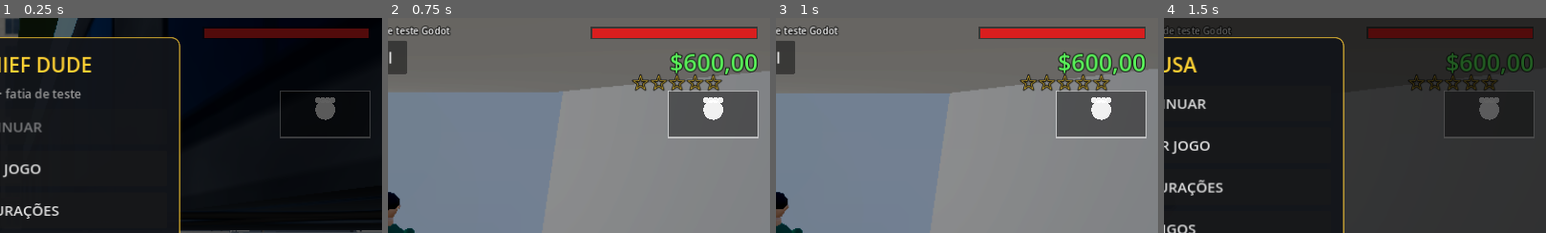
Above: before the commit, frames 1-4 (left to right).
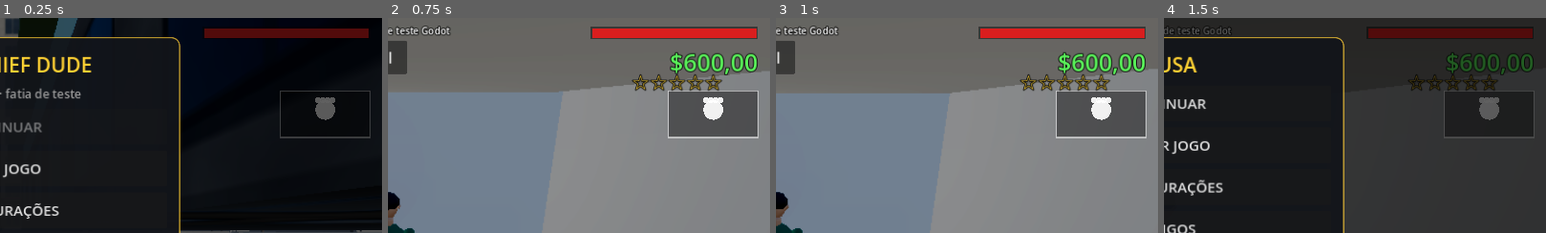
Above: after the commit, the same moments.

Repository: zicaninjacontato-star/Crazy-Thief-Dude
Game: Godot game, scene res://scenes/main.tscn
Same seed, same stepped clock (60 frames per second), same inputs: the game is played once before the commit and once after it.
Inputs:
- Up to frame 1 (0.25 s): no input
- Up to frame 2 (0.75 s): click "NOVO JOGO" at 0.5 s
- Up to frame 3 (1 s): no input
- Up to frame 4 (1.5 s): click "II" at 1.25 s
The pictures show only the part of the screen within x 50-100%, y 0-50%; the shares and areas given below are measured in that part.

The runs differ from the first frame. In frame 1, 0.4% of the frame differs, in the area x 14-21%, y 0-9%; in frame 2, less than 0.1%; in frame 3, less than 0.1%; in frame 4, less than 0.1%.

Commit message:
Godot lote 16c: oficina corrigida, sem teto branco, menos draw calls e IA do trânsito mais leve
- Oficina: rodas entram junto com o carro, comprar peça por peça, saída sem câmera presa
- Interior: sem forro de teto atravessando a lataria; bancos limitados pela altura do teto
- Cidade: materiais que só mudam de cor viram 1 com cor por vértice (579 -> 107 malhas)
- Trânsito: grade espacial para o "carro à frente" (passo de física 5,1 -> 3,6 ms)

Co-Authored-By: Claude Opus 5.5 <noreply@anthropic.com>
Claude-Session: https://claude.ai/code/session_01FLooq573e3CrFH17V5EWym

Diff:
--- a/godot/scripts/carmodel.gd
+++ b/godot/scripts/carmodel.gd
@@ -227,19 +227,21 @@
 	# interior simples (bancos e painel) visível pelos vidros
 	var seat_c := Color(0.09, 0.09, 0.1)
 	_box(det, Vector3(W * 0.78, 0.25, 0.4), Vector3(0, belt - 0.05, zc1 - 0.35), seat_c)
+	# encosto limitado pela altura real do teto (em carro baixo passava pelo teto)
+	var zs := (zc0 + zc1) * 0.5 - 0.12
+	var back_h := clampf(_top(top, zs) - 0.14 - 0.51, 0.25, 0.62)
 	for s in [-1.0, 1.0]:
 		_box(det, Vector3(0.48, 0.12, 0.5), Vector3(0.38 * s, 0.5, (zc0 + zc1) * 0.5 + 0.15), seat_c)
-		_box(det, Vector3(0.48, 0.62, 0.12), Vector3(0.38 * s, 0.82, (zc0 + zc1) * 0.5 - 0.12), seat_c)
+		_box(det, Vector3(0.48, back_h, 0.12), Vector3(0.38 * s, 0.51 + back_h * 0.5, zs), seat_c)
 	# forro interno da cabine: assoalho, laterais, teto, parede traseira e volante — pelos vidros
 	# agora se vê o interior do carro (antes as faces internas sumiam e aparecia o chão)
 	var cab_mid := (zc0 + zc1) * 0.5
 	var cab_len := zc1 - zc0 + 0.5
-	var roof_in := _top(top, cab_mid) - 0.07
 	var lining := Color(0.16, 0.15, 0.15)
 	_box(det, Vector3(W * 0.88, 0.05, cab_len + 0.4), Vector3(0, 0.36, cab_mid), Color(0.07, 0.07, 0.075))
 	for s in [-1.0, 1.0]:
 		_box(det, Vector3(0.05, belt - 0.32, cab_len), Vector3(s * (W * 0.5 - 0.11), (belt + 0.36) * 0.5, cab_mid), lining)
-	_box(det, Vector3(W * 0.7, 0.03, maxf(0.4, cab_len - 0.5)), Vector3(0, roof_in, cab_mid), Color(0.55, 0.53, 0.5))
+	# (sem forro de teto: a placa plana atravessava o teto curvo e aparecia como um "teto quadrado branco")
 	_box(det, Vector3(W * 0.86, belt - 0.32, 0.05), Vector3(0, (belt + 0.36) * 0.5, zc0 - 0.1), lining)
 	_box(det, Vector3(W * 0.86, belt - 0.3, 0.05), Vector3(0, (belt + 0.36) * 0.5, zc1 + 0.12), Color(0.05, 0.05, 0.055))
 	_ell(det, Vector3(0.38, belt + 0.1, zc1 - 0.62), Vector3(0.34, 0.34, 0.05), Color(0.04, 0.04, 0.045))
--- a/godot/scripts/city.gd
+++ b/godot/scripts/city.gd
@@ -90,6 +90,18 @@
 		add_child(lb)
 
 func _flush() -> void:
+	if OS.get_cmdline_user_args().has("--view=matstat"):
+		var st := {}
+		for mat in _batch:
+			var m: StandardMaterial3D = mat
+			var k := "tex" if m.albedo_texture else "notex"
+			k += "_emi" if m.emission_enabled else ""
+			k += "_tri" if m.uv1_triplanar else ""
+			k += "_alpha" if m.transparency != BaseMaterial3D.TRANSPARENCY_DISABLED else ""
+			k += "_nrm" if m.normal_enabled else ""
+			k += "_vc" if m.vertex_color_use_as_albedo else ""
+			st[k] = st.get(k, 0) + 1
+		print("MATSTAT ", st, " total=", _batch.size())
 	for mat in _batch:
 		var mi := MeshInstance3D.new()
 		mi.mesh = _batch[mat].commit()
@@ -107,15 +119,74 @@
 ## a cidade inteira vira ~15 draw calls em vez de centenas.
 var _batch := {}
 
+## material liso (só cor, sem textura/emissão/transparência): vai para um lote único com cor por
+## vértice, separado só por rugosidade/metal. Antes eram ~580 materiais = ~580 malhas/draw calls.
+var _vc_mats := {}
+func _vc_key(mat: Material):
+	if not (mat is StandardMaterial3D):
+		return null
+	var m: StandardMaterial3D = mat
+	# letreiros/luzes de uma cor só (emissão sem textura): um material sem sombreamento com cor por vértice
+	if m.emission_enabled and m.emission_texture == null and m.albedo_texture == null and m.transparency == BaseMaterial3D.TRANSPARENCY_DISABLED:
+		if not _vc_mats.has("emi"):
+			var em := StandardMaterial3D.new()
+			em.shading_mode = BaseMaterial3D.SHADING_MODE_UNSHADED
+			em.vertex_color_use_as_albedo = true
+			_vc_mats["emi"] = em
+		return "emi"
+	if m.emission_enabled or m.transparency != BaseMaterial3D.TRANSPARENCY_DISABLED or m.vertex_color_use_as_albedo or m.albedo_color.a < 0.99:
+		return null
+	# mesmo "acabamento" (texturas, rugosidade, metal, escala/triplanar) = mesmo material; a cor vai no vértice
+	var key := "vc|%s|%s|%s|%.1f|%.1f|%s|%s" % [m.albedo_texture, m.normal_texture if m.normal_enabled else null, m.roughness_texture, snappedf(m.roughness, 0.1), snappedf(m.metallic, 0.1), m.uv1_scale, m.uv1_triplanar]
+	if not _vc_mats.has(key):
+		var vm: StandardMaterial3D = m.duplicate()
+		vm.vertex_color_use_as_albedo = true
+		vm.albedo_color = Color.WHITE
+		vm.roughness = snappedf(m.roughness, 0.1)
+		vm.metallic = snappedf(m.metallic, 0.1)
+		_vc_mats[key] = vm
+	return key
+
+func _batch_add(mesh: Mesh, xf: Transform3D, mat: Material) -> void:
+	var key = _vc_key(mat)
+	if key == null:
+		if not _batch.has(mat):
+			var st := SurfaceTool.new()
+			st.begin(Mesh.PRIMITIVE_TRIANGLES)
+			_batch[mat] = st
+		_batch[mat].append_from(mesh, 0, xf)
+		return
+	var vm: StandardMaterial3D = _vc_mats[key]
+	if not _batch.has(vm):
+		var st2 := SurfaceTool.new()
+		st2.begin(Mesh.PRIMITIVE_TRIANGLES)
+		_batch[vm] = st2
+	var col: Color = (mat as StandardMaterial3D).albedo_color
+	if key == "emi":
+		var sm: StandardMaterial3D = mat
+		col = sm.emission.lightened(clampf((sm.emission_energy_multiplier - 1.0) * 0.15, 0.0, 0.35))
+	var arr: Array = mesh.get_mesh_arrays()
+	var vs: PackedVector3Array = arr[Mesh.ARRAY_VERTEX]
+	var ns: PackedVector3Array = arr[Mesh.ARRAY_NORMAL]
+	var uvs: PackedVector2Array = arr[Mesh.ARRAY_TEX_UV]
+	var tg = arr[Mesh.ARRAY_TANGENT]
+	var ix: PackedInt32Array = arr[Mesh.ARRAY_INDEX]
+	var stv: SurfaceTool = _batch[vm]
+	var has_tg: bool = tg != null and tg.size() >= vs.size() * 4
+	for i in ix:
+		stv.set_color(col)
+		stv.set_normal((xf.basis * ns[i]).normalized())
+		stv.set_uv(uvs[i])
+		if has_tg:
+			var t3 := (xf.basis * Vector3(tg[i * 4], tg[i * 4 + 1], tg[i * 4 + 2])).normalized()
+			stv.set_tangent(Plane(t3, tg[i * 4 + 3]))
+		stv.add_vertex(xf * vs[i])
+
 func _box(size: Vector3, pos: Vector3, mat: Material, collide := true, parent: Node = self) -> void:
 	var bm := BoxMesh.new()
 	bm.size = size
 	if parent == self:
-		if not _batch.has(mat):
-			var st := SurfaceTool.new()
-			st.begin(Mesh.PRIMITIVE_TRIANGLES)
-			_batch[mat] = st
-		_batch[mat].append_from(bm, 0, Transform3D(Basis(), pos))
+		_batch_add(bm, Transform3D(Basis(), pos), mat)
 	else:
 		var mi := MeshInstance3D.new()
 		mi.mesh = bm
@@ -837,11 +908,7 @@
 func _boxr(size: Vector3, xf: Transform3D, mat: Material, collide := true) -> void:
 	var bm := BoxMesh.new()
 	bm.size = size
-	if not _batch.has(mat):
-		var st := SurfaceTool.new()
-		st.begin(Mesh.PRIMITIVE_TRIANGLES)
-		_batch[mat] = st
-	_batch[mat].append_from(bm, 0, xf)
+	_batch_add(bm, xf, mat)
 	if collide:
 		var cs := CollisionShape3D.new()
 		var sh := BoxShape3D.new()
--- a/godot/scripts/combat.gd
+++ b/godot/scripts/combat.gd
@@ -836,6 +836,7 @@
 		_make_carried()
 
 func _respawn(pos: Vector3, text: String) -> void:
+	main.end_tuning()
 	var p = main.player
 	Engine.time_scale = 1.0
 	main.ui.hide_respawn()
--- a/godot/scripts/main.gd
+++ b/godot/scripts/main.gd
@@ -179,6 +179,8 @@
 
 ## novo jogo: só soco, $600, sem carros comprados
 func new_game() -> void:
+	end_tuning()
+	cine_cam = false
 	player.global_position = spawn_point()
 	player.velocity = Vector3.ZERO
 	money = 600
@@ -198,6 +200,8 @@
 	ui.save_game()
 
 func load_game() -> void:
+	end_tuning()
+	cine_cam = false
 	player.global_position = spawn_point()
 	player.velocity = Vector3.ZERO
 	var d: Dictionary = ui.load_save()
@@ -915,7 +919,7 @@
 		player.move_input = Vector2(mv.x, mv.y)
 		player.cam_yaw = cam_yaw + PI
 		player.sprint = hud.sprint or Input.is_action_pressed("sprint")
-	elif not shot_view in ["drive", "motoride", "planefly", "helifly", "jetfly", "attackheli", "wheelie", "crashreact", "bridgedrive", "viaductdrive", "hillwalk", "boatride", "busride", "motocrash", "props"]:
+	elif not shot_view in ["drive", "motoride", "planefly", "helifly", "jetfly", "attackheli", "wheelie", "crashreact", "bridgedrive", "viaductdrive", "hillwalk", "tuning", "boatride", "busride", "motocrash", "props"]:
 		var c = player.vehicle
 		var g := 1.0 if hud.gas else 0.0
 		var b := 1.0 if hud.brk else 0.0
@@ -992,7 +996,10 @@
 	out = out.normalized()
 	c.throttle = 0.0
 	c.brake_in = 0.0
-	c.freeze = true
+	# sem "freeze": congelado, a física não reposiciona as rodas e elas ficavam para fora da oficina.
+	# Integrador próprio = sem gravidade/forças; a posição é ditada por _tune_tick a cada passo.
+	c.freeze = false
+	c.custom_integrator = true
 	var pts := [c.global_position, door + out * 5.0, door, center]
 	var lens := []
 	var total := 0.0
@@ -1010,7 +1017,9 @@
 	if tune.is_empty():
 		return
 	var c = tune.car
-	if not is_instance_valid(c):
+	if not is_instance_valid(c) or player.vehicle != c or combat.dead:
+		if ui.overlay:
+			ui._close()
 		end_tuning()
 		return
 	tune.t += dt
@@ -1067,7 +1076,12 @@
 	cine_cam = false
 	hud.input_block = false
 	if not tune.is_empty() and is_instance_valid(tune.car):
-		tune.car.freeze = false
+		var c = tune.car
+		c.custom_integrator = false
+		c.freeze = false
+		c.linear_velocity = Vector3.ZERO
+		c.angular_velocity = Vector3.ZERO
+		c.global_position += Vector3(0, 0.15, 0)
 	tune = {}
 
 ## carro comprado: os mods vão para o save
@@ -1274,6 +1288,10 @@
 	msg_t = 3.0
 
 func _process(dt: float) -> void:
+	# trava de segurança: câmera de cena só existe com a oficina ou o tubarão gigante ativos
+	if cine_cam and tune.is_empty() and (sea == null or sea.squid_t < 0.0):
+		cine_cam = false
+		hud.input_block = false
 	_upkeep(dt)
 	frames += 1
 	# câmera em 3ª pessoa
@@ -1764,6 +1782,37 @@
 				if n.emitting:
 					parts += 1
 			print("SOAK ", frames, " nodes=", get_tree().get_node_count(), " tmp=", get_tree().get_nodes_in_group("tmp").size(), …(526 unchanged characters)…
+	if v == "dcwho" and frames == 14:
+		# quem são as instâncias visíveis (cada uma = 1+ draw call)
+		var cnt := {}
+		var tot := 0
+		for n in find_children("*", "GeometryInstance3D", true, false):
+			if not n.is_visible_in_tree():
+				continue
+			var o: Node = n
+			while o.get_parent() != self and o.get_parent() != null:
+				o = o.get_parent()
+			var top := str(o.name) if not (o is Car or o.get_script() == Arcade or o.get_script() == Ped or o.get_script() == Cop) else ("car" if (o is Car or o.get_script() == Arcade) else "person")
+			var key := top + ":" + n.get_class()
+			cnt[key] = cnt.get(key, 0) + 1
+			tot += 1
+		var ks := cnt.keys()
+		ks.sort_custom(func(a, b): return cnt[a] > cnt[b])
+		print("DCW total_instances=", tot)
+		var cc := {}
+		for n in city.find_children("*", "MeshInstance3D", true, false):
+			var k2: String = n.mesh.get_class() + "|" + (n.get_parent().get_class() if n.get_parent() != city else "city") + "|" + ("vc" if n.material_override and n.material_override.vertex_color_use_as_albedo else "m")
+			cc[k2] = cc.get(k2, 0) + 1
+		print("DCW city_breakdown ", cc)
+		var c3 := {}
+		for n in city.get_children():
+			if n is MeshInstance3D and n.material_override is StandardMaterial3D and not n.material_override.vertex_color_use_as_albedo:
+				var m: StandardMaterial3D = n.material_override
+				var k3 := ("emi " if m.emission_enabled else "") + ("alpha " if m.transparency != 0 else "") + ("tex " if m.albedo_texture else "") + ("emitex " if m.emission_texture else "")
+				c3[k3] = c3.get(k3, 0) + 1
+		print("DCW city_m ", c3)
+		for k in ks.slice(0, 25):
+			print("DCW ", k, " ", cnt[k])
 	if v == "geoprof" and frames == 12:
 		var tri_of := func(m: Mesh) -> int:
 			var t := 0
@@ -2685,6 +2734,24 @@
 			print("TUN cost=", TUNING.cost(ui._tune_old, ui._tune_new), " mods=", tune.car.mods)
 		if frames == 76:
 			tune_cam(0.9)
+		if frames in [40, 70, 100, 130] and player.vehicle:
+			var c0 = player.vehicle
+			var wd := 0.0
+			for w in c0.wheels:
+				wd = maxf(wd, w.global_position.distance_to(c0.global_position))
+			print("TUN2 ", frames, " car=", c0.global_position.snapped(Vector3.ONE * 0.1), " max_wheel_dist=", snappedf(wd, 0.01), " cine=", cine_cam, " tune=", not tune.is_empty(), " paused=", get_tree().paused)
+		if frames == 80 and v == "tuning":
+			ui._tune_set("wheels", 1)
+			ui._tune_buy_btn(VBoxContainer.new(), "wheels")
+			var p0 := money
+			ui._tune_old["wheels"] = ui._tune_new["wheels"]
+			print("TUN2 bought_wheels mods_old=", ui._tune_old.get("wheels"))
+		if frames == 90:
+			TUNING.apply(tune.car, ui._tune_old)
+			ui._close()
+			end_tuning()
+		if frames > 92 and frames < 130 and player.vehicle:
+			player.vehicle.throttle = 0.7
 	if v == "boatride":
 		if frames == 4:
 			for c in cars:
--- a/godot/scripts/traffic.gd
+++ b/godot/scripts/traffic.gd
@@ -233,8 +233,44 @@
 	return false
 
 # ---------------------------------------------------------------- direção
+## grade espacial (24 m) de carros e pessoas, refeita 1× por passo: cada carro do trânsito só
+## olha os vizinhos (antes percorria todos os carros e pedestres a cada decisão)
+const GCELL := 24.0
+var _g_cars := {}
+var _g_bodies := {}
+func _grid_build() -> void:
+	_g_cars.clear()
+	_g_bodies.clear()
+	for o in main.cars:
+		if is_instance_valid(o):
+			var k := Vector2i(floori(o.global_position.x / GCELL), floori(o.global_position.z / GCELL))
+			if not _g_cars.has(k):
+				_g_cars[k] = []
+			_g_cars[k].append(o)
+	var bl: Array = main.peds.duplicate()
+	if main.player.vehicle == null:
+		bl.append(main.player)
+	for p in bl:
+		if is_instance_valid(p) and not p.get("down"):
+			var k2 := Vector2i(floori(p.global_position.x / GCELL), floori(p.global_position.z / GCELL))
+			if not _g_bodies.has(k2):
+				_g_bodies[k2] = []
+			_g_bodies[k2].append(p)
+
+func _near(g: Dictionary, pos: Vector3) -> Array:
+	var out := []
+	var cx := floori(pos.x / GCELL)
+	var cz := floori(pos.z / GCELL)
+	for dx in [-1, 0, 1]:
+		for dz in [-1, 0, 1]:
+			var a = g.get(Vector2i(cx + dx, cz + dz))
+			if a:
+				out.append_array(a)
+	return out
+
 func _physics_process(dt: float) -> void:
 	clock += dt
+	_grid_build()
 	_update_lamps()
 	for d in drifting.duplicate():
 		var dc = d.car
@@ -452,7 +488,7 @@
 	var f: Vector3 = c.global_transform.basis.z
 	var lim := 99.0
 	var reach: float = 16.0 + c.body_size.z * 0.5
-	for o in main.cars:
+	for o in _near(_g_cars, pos):
 		if o == c or o == ign or not is_instance_valid(o):
 			continue
 		if no_cars and is_agent(o):
@@ -465,13 +501,7 @@
 		if lat < 1.9 + o.body_size.x * 0.3:
 			last_block = o
 			lim = minf(lim, maxf(0.0, fwd - c.body_size.z * 0.5 - o.body_size.z * 0.5 - 2.5) * 0.8)
-	var bodies: Array = []
-	if main.player.vehicle == null:
-		bodies.append(main.player)
-	for p in main.peds:
-		if is_instance_valid(p) and not p.down:
-			bodies.append(p)
-	for p in bodies:
+	for p in _near(_g_bodies, pos):
 		var rel2: Vector3 = p.global_position - pos
 		var fwd2 := rel2.dot(f)
 		if fwd2 < 0.5 or fwd2 > 12.0:
--- a/godot/scripts/tuning.gd
+++ b/godot/scripts/tuning.gd
@@ -264,13 +264,20 @@
 		return 0
 	var col: Color = SEAT[lv]
 	var s: Vector3 = c.seat
+	# altura do encosto limitada pelo teto do modelo (não atravessa o teto em carro baixo)
+	var roof := 9.0
+	var kk: String = c.kind if CM.KINDS.has(c.kind) else ("sedan" if c.kind in ["police", "taxi"] else "")
+	if kk != "":
+		roof = CM._top(CM.KINDS[kk].top, s.z - 0.3) - 0.1
+	var bh := clampf(roof - (s.y + 0.1), 0.25, 0.62)
 	for sx in [-1.0, 1.0]:
 		var x: float = absf(s.x) * sx
 		_bx(st, Vector3(0.5, 0.1, 0.5), Vector3(x, s.y + 0.06, s.z), col)
-		_bx(st, Vector3(0.5, 0.62, 0.11), Vector3(x, s.y + 0.4, s.z - 0.28), col, Basis(Vector3.RIGHT, -0.12))
-		_bx(st, Vector3(0.3, 0.16, 0.09), Vector3(x, s.y + 0.8, s.z - 0.33), col)
+		_bx(st, Vector3(0.5, bh, 0.11), Vector3(x, s.y + 0.1 + bh * 0.5, s.z - 0.28), col, Basis(Vector3.RIGHT, -0.12))
+		if bh > 0.55:
+			_bx(st, Vector3(0.3, 0.14, 0.09), Vector3(x, s.y + 0.1 + bh + 0.04, s.z - 0.33), col)
 		if lv == 5 or lv == 2:
-			_bx(st, Vector3(0.08, 0.6, 0.115), Vector3(x, s.y + 0.4, s.z - 0.28), Color(0.9, 0.9, 0.9) if lv == 5 else Color(0.1, 0.1, 0.1), Basis(Vector3.RIGHT, -0.12))
+			_bx(st, Vector3(0.08, bh - 0.02, 0.115), Vector3(x, s.y + 0.1 + bh * 0.5, s.z - 0.28), Color(0.9, 0.9, 0.9) if lv == 5 else Color(0.1, 0.1, 0.1), Basis(Vector3.RIGHT, -0.12))
 	return 1
 
 static func _moto_sticker(c, st: SurfaceTool, lv: int) -> int:
--- a/godot/scripts/ui.gd
+++ b/godot/scripts/ui.gd
@@ -781,6 +781,7 @@
 				pb.pressed.connect(func(): _tune_set("paint", col.to_html()))
 				grid.add_child(pb)
 			_info(box, "Pintura: $%d" % TN.price("paint", 0), Color(1, 0.85, 0.4))
+			_tune_buy_btn(box, cat)
 			continue
 		for i in info.opts.size():
 			var owned: bool = int(_tune_old.get(cat, 0)) == i
@@ -793,7 +794,8 @@
 			ob.alignment = HORIZONTAL_ALIGNMENT_LEFT
 			ob.custom_minimum_size = Vector2(440, 46)
 			ob.add_theme_font_size_override("font_size", 19)
-	_btn(box, "INSTALAR ($%d)" % cost, func():
+		_tune_buy_btn(box, cat)
+	_btn(box, "COMPRAR TUDO ($%d)" % cost, func():
 		var cc: int = TN.cost(_tune_old, _tune_new)
 		if main.money >= cc:
 			main.money -= cc
@@ -802,10 +804,28 @@
 			if cc > 0:
 				main.audio.play("cash")
 			_tune_panel(), cost > 0 and main.money >= cost)
-	_btn(box, "SAIR DA OFICINA", func():
+	_btn(box, "SAIR DA OFICINA (desfaz o que não foi comprado)", func():
 		TN.apply(_tune_car, _tune_old)
 		_close()
 		main.end_tuning())
+
+## escolher uma opção só mostra no carro (prévia); este botão compra só a peça desta categoria
+func _tune_buy_btn(box: VBoxContainer, cat: String) -> void:
+	var cur = _tune_new.get(cat, 0 if cat != "paint" else "")
+	var old = _tune_old.get(cat, 0 if cat != "paint" else "")
+	if str(cur) == str(old):
+		_info(box, "Toque numa opção para ver no carro antes de comprar", Color(0.7, 0.7, 0.72))
+		return
+	var p: int = TN.price(cat, cur) if cat != "paint" else TN.price("paint", 0)
+	var b := _btn(box, "COMPRAR ESTA PEÇA ($%d)" % p, func():
+		if main.money >= p:
+			main.money -= p
+			_tune_old[cat] = cur
+			main.save_mods(_tune_car)
+			if p > 0:
+				main.audio.play("cash")
+			_tune_panel(), main.money >= p)
+	b.add_theme_color_override("font_color", Color(0.4, 1, 0.4))
 
 func _tune_set(cat: String, v) -> void:
 	if _tune_car == null or not is_instance_valid(_tune_car):
Not shown, changed: CLAUDE.md
